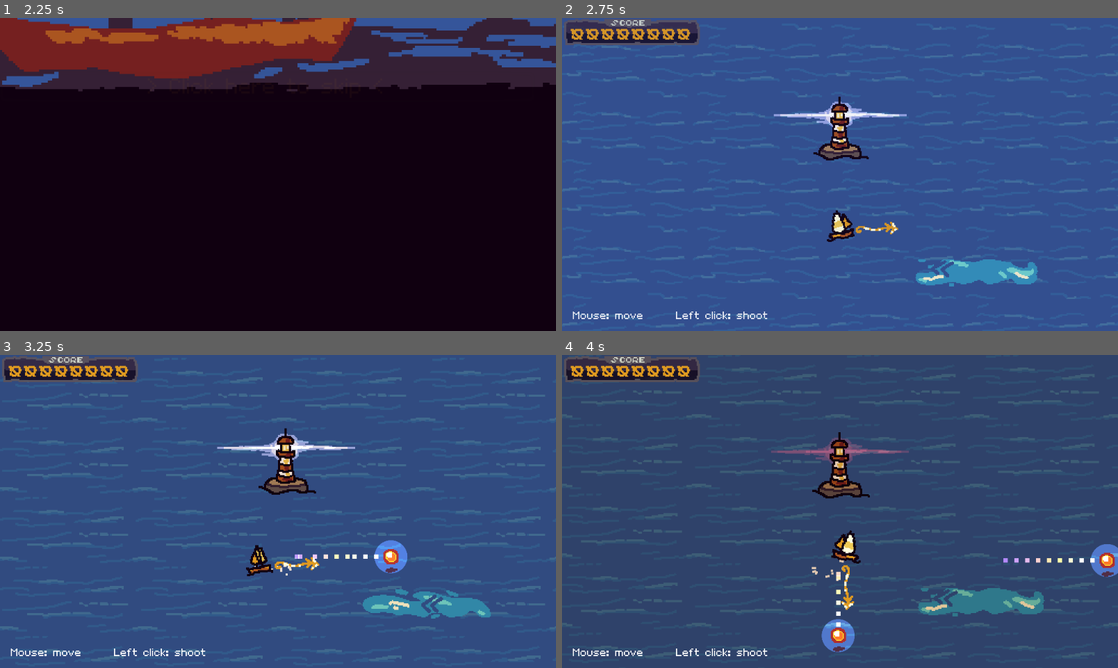
Above: before the commit, frames 1-4 (two rows, left to right).
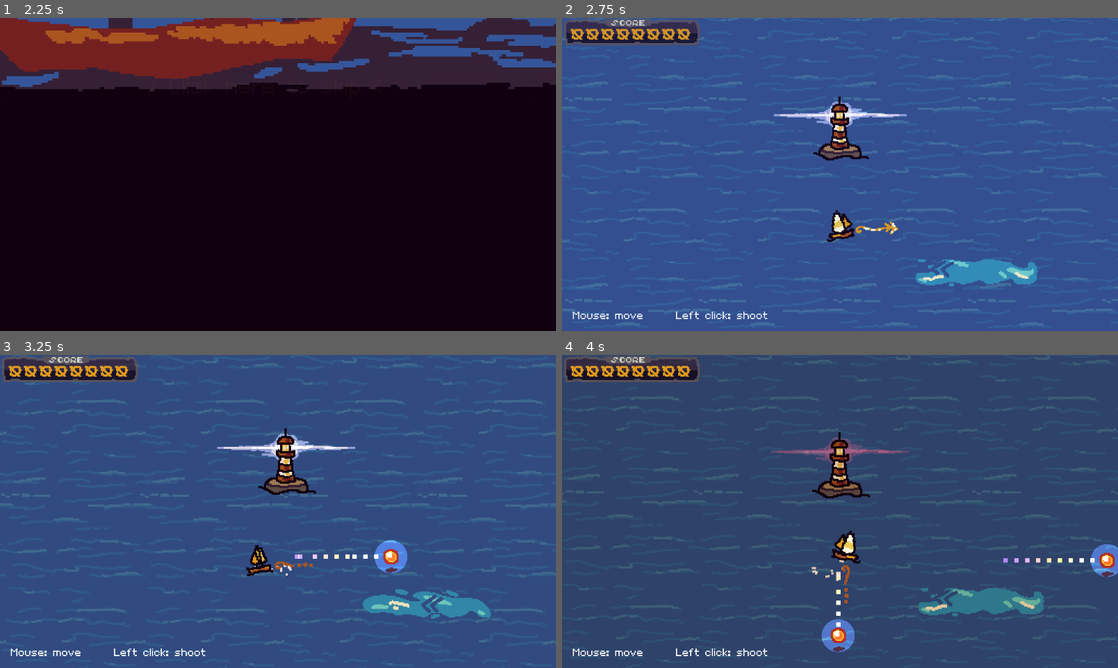
Above: after the commit, the same moments.

Repository: cagibi-dev/lighthouse-keeper
Game: Godot game, scene res://menu/TitleScreen.tscn
The game is run twice, just before and just after one commit, with the same random seed, the same clock (stepped at 60 frames per second) and the same inputs.
Inputs (mouse positions are in pixels of both pictures, inside the frame that each line leads up to):
- Up to frame 1 (2.25 s): click "Play" at 0.5 s; click "> Click here to skip <" at 1.25 s; click "> Click here to skip <" at 2 s
- Up to frame 2 (2.75 s): no input
- Up to frame 3 (3.25 s): tap Enter (ui_accept) at 2.75, 3.02, 3.05 s; move the mouse to (400, 495) at 2.77 s; hold Right (move_right) from 2.78 s (still down); hold Space (shoot) from 2.78 s (still down); click (400, 495) at 2.92 s
- Up to frame 4 (4 s): tap Enter (ui_accept) at 3.32, 3.6, 3.77 s; move the mouse to (728, 527) at 3.52 s; release Right (move_right) at 3.53 s; release Space (shoot) at 3.53 s; hold Down (move_down) from 3.53 s (still down); click (728, 527) at 3.67 s; tap Space (shoot) at 3.8 s

Frame 1 is identical in both runs. In frame 2, 5.1% of the frame differs, in the area x 0-100%, y 0-99%; in frame 3, 6.4%, in the area x 0-100%, y 1-100%; in frame 4, 6.0%.

Commit message:
Reduce assets weight

Diff:
--- a/enemies/BigPirate.tscn
+++ b/enemies/BigPirate.tscn
@@ -1,13 +1,12 @@
-[gd_scene load_steps=10 format=2]
+[gd_scene load_steps=9 format=2]
 
-[ext_resource path="res://enemies/big_pirate.png" type="Texture" id=1]
 [ext_resource path="res://enemies/SmallPirate.tscn" type="PackedScene" id=2]
 [ext_resource path="res://enemies/big_dead.wav" type="AudioStream" id=3]
 [ext_resource path="res://enemies/BigPirate.gd" type="Script" id=4]
 [ext_resource path="res://enemies/shoot.wav" type="AudioStream" id=5]
 [ext_resource path="res://enemies/big_hurt.wav" type="AudioStream" id=6]
 
-[sub_resource type="Animation" id=3]
+[sub_resource type="Animation" id=1]
 resource_name = "hurt"
 length = 0.5
 tracks/0/type = "value"
@@ -37,21 +36,21 @@
 
 [node name="Sprite" parent="." index="1"]
 rotation = 0.174533
-texture = ExtResource( 1 )
+region_rect = Rect2( 128, 0, 96, 48 )
 
 [node name="AnimationPlayer" parent="Sprite" index="0"]
-anims/hurt = SubResource( 3 )
+anims/hurt = SubResource( 1 )
 
 [node name="CollisionShape2D" parent="." index="2"]
 position = Vector2( -1, 2 )
-shape = SubResource( 1 )
+shape = SubResource( 2 )
 
 [node name="Light2D" parent="." index="3"]
 scale = Vector2( 1.6, 1.6 )
 texture_scale = 0.2
 
 [node name="CollisionShape2D" parent="HitBox" index="0"]
-shape = SubResource( 2 )
+shape = SubResource( 3 )
 
 [node name="ShootTimer" type="Timer" parent="." index="5"]
 wait_time = 4.0
--- a/enemies/Chaser.tscn
+++ b/enemies/Chaser.tscn
@@ -1,7 +1,6 @@
-[gd_scene load_steps=4 format=2]
+[gd_scene load_steps=3 format=2]
 
 [ext_resource path="res://enemies/SmallPirate.tscn" type="PackedScene" id=1]
-[ext_resource path="res://enemies/chaser.png" type="Texture" id=2]
 [ext_resource path="res://enemies/Chaser.gd" type="Script" id=3]
 
 [node name="Chaser" instance=ExtResource( 1 )]
@@ -11,4 +10,4 @@
 rareness = 4
 
 [node name="Sprite" parent="." index="1"]
-texture = ExtResource( 2 )
+region_rect = Rect2( 0, 32, 64, 32 )
--- a/enemies/SmallPirate.tscn
+++ b/enemies/SmallPirate.tscn
@@ -1,6 +1,6 @@
 [gd_scene load_steps=9 format=2]
 
-[ext_resource path="res://enemies/small_pirate.png" type="Texture" id=1]
+[ext_resource path="res://enemies/enemies.png" type="Texture" id=1]
 [ext_resource path="res://enemies/SmallPirate.gd" type="Script" id=2]
 [ext_resource path="res://world/light.png" type="Texture" id=3]
 [ext_resource path="res://enemies/small_dead.wav" type="AudioStream" id=4]
@@ -72,6 +72,8 @@
 position = Vector2( 0, -9 )
 texture = ExtResource( 1 )
 hframes = 2
+region_enabled = true
+region_rect = Rect2( 0, 0, 64, 32 )
 
 [node name="AnimationPlayer" type="AnimationPlayer" parent="Sprite"]
 autoplay = "default"
--- a/enemies/SpikyBall.tscn
+++ b/enemies/SpikyBall.tscn
@@ -1,13 +1,13 @@
 [gd_scene load_steps=10 format=2]
 
-[ext_resource path="res://enemies/spikyball.png" type="Texture" id=1]
+[ext_resource path="res://enemies/enemies.png" type="Texture" id=1]
 [ext_resource path="res://enemies/SpikyBall.gd" type="Script" id=2]
 [ext_resource path="res://world/light.png" type="Texture" id=3]
 [ext_resource path="res://player/hurt.wav" type="AudioStream" id=4]
 [ext_resource path="res://enemies/Explosion.tscn" type="PackedScene" id=5]
 [ext_resource path="res://enemies/near-miss.ogg" type="AudioStream" id=6]
 
-[sub_resource type="CanvasItemMaterial" id=3]
+[sub_resource type="CanvasItemMaterial" id=1]
 blend_mode = 1
 light_mode = 1
 
@@ -35,10 +35,12 @@
 [node name="Sprite" type="Sprite" parent="."]
 position = Vector2( 0, -12 )
 texture = ExtResource( 1 )
+region_enabled = true
+region_rect = Rect2( 224, 0, 32, 32 )
 
 [node name="CollisionShape2D" type="CollisionShape2D" parent="."]
 position = Vector2( 0, -15 )
-shape = SubResource( 1 )
+shape = SubResource( 3 )
 
 [node name="VisibilityNotifier2D" type="VisibilityNotifier2D" parent="."]
 position = Vector2( 0, -6 )
--- a/menu/Settings.tscn
+++ b/menu/Settings.tscn
@@ -1,9 +1,13 @@
-[gd_scene load_steps=5 format=2]
+[gd_scene load_steps=6 format=2]
 
-[ext_resource path="res://menu/settings_background.png" type="Texture" id=1]
+[ext_resource path="res://menu/backgrounds.png" type="Texture" id=1]
 [ext_resource path="res://menu/CustomButton.tscn" type="PackedScene" id=2]
 [ext_resource path="res://menu/Settings.gd" type="Script" id=3]
 [ext_resource path="res://items/coin.wav" type="AudioStream" id=4]
+
+[sub_resource type="AtlasTexture" id=1]
+atlas = ExtResource( 1 )
+region = Rect2( 256, 0, 256, 144 )
 
 [node name="Settings" type="CanvasLayer"]
 pause_mode = 2
@@ -13,7 +17,7 @@
 [node name="Background" type="TextureRect" parent="."]
 anchor_right = 1.0
 anchor_bottom = 1.0
-texture = ExtResource( 1 )
+texture = SubResource( 1 )
 expand = true
 __meta__ = {
 "_edit_use_anchors_": false
--- a/menu/TitleScreen.tscn
+++ b/menu/TitleScreen.tscn
@@ -1,6 +1,6 @@
 [gd_scene load_steps=8 format=2]
 
-[ext_resource path="res://menu/title_background.png" type="Texture" id=1]
+[ext_resource path="res://menu/backgrounds.png" type="Texture" id=1]
 [ext_resource path="res://menu/TitleScreen.gd" type="Script" id=2]
 [ext_resource path="res://menu/title.png" type="Texture" id=3]
 [ext_resource path="res://music/title.ogg" type="AudioStream" id=4]
@@ -59,6 +59,8 @@
 texture = ExtResource( 1 )
 centered = false
 offset = Vector2( 0, 200 )
+vframes = 4
+hframes = 2
 
 [node name="Start" type="AnimationPlayer" parent="Background"]
 autoplay = "start"
--- a/menu/cutscenes/Intro.tscn
+++ b/menu/cutscenes/Intro.tscn
@@ -1,11 +1,9 @@
-[gd_scene load_steps=10 format=2]
+[gd_scene load_steps=8 format=2]
 
 [ext_resource path="res://music/intro.ogg" type="AudioStream" id=1]
-[ext_resource path="res://menu/cutscenes/sunset_character.png" type="Texture" id=2]
-[ext_resource path="res://menu/cutscenes/sunset.png" type="Texture" id=3]
-[ext_resource path="res://menu/cutscenes/pirates.png" type="Texture" id=4]
 [ext_resource path="res://menu/cutscenes/Intro.gd" type="Script" id=5]
 [ext_resource path="res://menu/cutscenes/accept.wav" type="AudioStream" id=6]
+[ext_resource path="res://menu/backgrounds.png" type="Texture" id=7]
 
 [sub_resource type="Animation" id=1]
 resource_name = "waves"
@@ -47,25 +45,13 @@
 Each night, shadow pirates come to turn it off... will they succeed this time?
 ", "Good luck." ]
 }
-tracks/1/type = "value"
-tracks/1/path = NodePath("Background:texture")
+tracks/1/type = "audio"
+tracks/1/path = NodePath("Music")
 tracks/1/interp = 1
 tracks/1/loop_wrap = true
 tracks/1/imported = false
 tracks/1/enabled = true
 tracks/1/keys = {
-"times": PoolRealArray( 0, 5.5, 10 ),
-"transitions": PoolRealArray( 1, 1, 1 ),
-"update": 1,
-"values": [ ExtResource( 2 ), ExtResource( 3 ), ExtResource( 4 ) ]
-}
-tracks/2/type = "audio"
-tracks/2/path = NodePath("Music")
-tracks/2/interp = 1
-tracks/2/loop_wrap = true
-tracks/2/imported = false
-tracks/2/enabled = true
-tracks/2/keys = {
 "clips": [ {
 "end_offset": 0.0,
 "start_offset": 0.0,
@@ -73,29 +59,41 @@
 } ],
 "times": PoolRealArray( 2 )
 }
+tracks/2/type = "value"
+tracks/2/path = NodePath("Background:self_modulate")
+tracks/2/interp = 1
+tracks/2/loop_wrap = true
+tracks/2/imported = false
+tracks/2/enabled = true
+tracks/2/keys = {
+"times": PoolRealArray( 0, 1.5, 5, 5.5, 6, 9, 10, 11, 17.5, 18 ),
+"transitions": PoolRealArray( 1, 1, 1, 1, 1, 1, 1, 1, 1, 1 ),
+"update": 0,
+"values": [ Color( 0.0705882, 0.207843, 0.356863, 0 ), Color( 1, 1, 1, 1 ), Color( 1, 1, 1, 1 ), Color( 0.0705882, 0.207843, 0.356863, 0 ), Color( 1, 1, 1, 1 ), Color( 1, 1, 1, 1 ), Color( 0.0705882, 0.207843, 0.356863, 0 ), Color( 1, 1, 1, 1 ), Color( 1, 1, 1, 1 ), Color( 0.0705882, 0.207843, 0.356863, 0 ) ]
+}
 tracks/3/type = "value"
-tracks/3/path = NodePath("Background:self_modulate")
+tracks/3/path = NodePath("Background/Skip:text")
 tracks/3/interp = 1
 tracks/3/loop_wrap = true
 tracks/3/imported = false
 tracks/3/enabled = true
 tracks/3/keys = {
-"times": PoolRealArray( 0, 1.5, 5, 5.5, 6, 9, 10, 11, 17.5, 18 ),
-"transitions": PoolRealArray( 1, 1, 1, 1, 1, 1, 1, 1, 1, 1 ),
-"update": 0,
-"values": [ Color( 0.0705882, 0.207843, 0.356863, 0 ), Color( 1, 1, 1, 1 ), Color( 1, 1, 1, 1 ), Color( 0.0705882, 0.207843, 0.356863, 0 ), Color( 1, 1, 1, 1 ), Color( 1, 1, 1, 1 ), Color( 0.0705882, 0.207843, 0.356863, 0 ), Color( 1, 1, 1, 1 ), Color( 1, 1, 1, 1 ), Color( 0.0705882, 0.207843, 0.356863, 0 ) ]
+"times": PoolRealArray( 0, 18 ),
+"transitions": PoolRealArray( 1, 1 ),
+"update": 1,
+"values": [ "> Click here to skip <", "> Click here to start <" ]
 }
 tracks/4/type = "value"
-tracks/4/path = NodePath("Background/Skip:text")
+tracks/4/path = NodePath("Background:frame")
 tracks/4/interp = 1
 tracks/4/loop_wrap = true
 tracks/4/imported = false
 tracks/4/enabled = true
 tracks/4/keys = {
-"times": PoolRealArray( 0, 18 ),
-"transitions": PoolRealArray( 1, 1 ),
+"times": PoolRealArray( 0, 5.5, 10 ),
+"transitions": PoolRealArray( 1, 1, 1 ),
 "update": 1,
-"values": [ "> Click here to skip <", "> Click here to start <" ]
+"values": [ 2, 3, 4 ]
 }
 
 [sub_resource type="Animation" id=3]
@@ -151,9 +149,12 @@
 
 [node name="Background" type="Sprite" parent="."]
 scale = Vector2( 2, 2 )
-texture = ExtResource( 2 )
+texture = ExtResource( 7 )
 centered = false
 offset = Vector2( 0, -5 )
+vframes = 4
+hframes = 2
+frame = 4
 
 [node name="Label" type="Label" parent="Background"]
 anchor_right = 1.0
@@ -162,6 +163,12 @@
 margin_top = 10.0
 margin_right = -10.0
 margin_bottom = 160.0
+text = "You live in a lighthouse.
+
+The only one in the ocean.
+
+Each night, shadow pirates come to turn it off... will they succeed this time?
+"
 align = 1
 autowrap = true
 __meta__ = {
--- a/menu/cutscenes/Outro.tscn
+++ b/menu/cutscenes/Outro.tscn
@@ -1,8 +1,7 @@
-[gd_scene load_steps=9 format=2]
+[gd_scene load_steps=8 format=2]
 
 [ext_resource path="res://music/outro.ogg" type="AudioStream" id=1]
-[ext_resource path="res://menu/cutscenes/night.png" type="Texture" id=2]
-[ext_resource path="res://menu/cutscenes/pirate_night.png" type="Texture" id=3]
+[ext_resource path="res://menu/backgrounds.png" type="Texture" id=2]
 [ext_resource path="res://menu/cutscenes/Outro.gd" type="Script" id=4]
 [ext_resource path="res://menu/cutscenes/accept.wav" type="AudioStream" id=5]
 
@@ -45,25 +44,13 @@
 THE END
 thanks for playing!" ]
 }
-tracks/1/type = "value"
-tracks/1/path = NodePath("Background:texture")
+tracks/1/type = "audio"
+tracks/1/path = NodePath("Music")
 tracks/1/interp = 1
 tracks/1/loop_wrap = true
 tracks/1/imported = false
 tracks/1/enabled = true
 tracks/1/keys = {
-"times": PoolRealArray( 0, 6.5 ),
-"transitions": PoolRealArray( 1, 1 ),
-"update": 1,
-"values": [ ExtResource( 3 ), ExtResource( 2 ) ]
-}
-tracks/2/type = "audio"
-tracks/2/path = NodePath("Music")
-tracks/2/interp = 1
-tracks/2/loop_wrap = true
-tracks/2/imported = false
-tracks/2/enabled = true
-tracks/2/keys = {
 "clips": [ {
 "end_offset": 0.0,
 "start_offset": 0.0,
@@ -71,17 +58,29 @@
 } ],
 "times": PoolRealArray( 0.5 )
 }
+tracks/2/type = "value"
+tracks/2/path = NodePath("Background:self_modulate")
+tracks/2/interp = 1
+tracks/2/loop_wrap = true
+tracks/2/imported = false
+tracks/2/enabled = true
+tracks/2/keys = {
+"times": PoolRealArray( 0, 1, 6, 6.5, 11, 20 ),
+"transitions": PoolRealArray( 1, 1, 1, 1, 1, 1 ),
+"update": 0,
+"values": [ Color( 0.0705882, 0.207843, 0.356863, 0 ), Color( 1, 1, 1, 1 ), Color( 1, 1, 1, 1 ), Color( 0.0705882, 0.207843, 0.356863, 0 ), Color( 1, 1, 1, 1 ), Color( 1, 1, 1, 1 ) ]
+}
 tracks/3/type = "value"
-tracks/3/path = NodePath("Background:self_modulate")
+tracks/3/path = NodePath("Background:frame")
 tracks/3/interp = 1
 tracks/3/loop_wrap = true
 tracks/3/imported = false
 tracks/3/enabled = true
 tracks/3/keys = {
-"times": PoolRealArray( 0, 1, 6, 6.5, 11, 20 ),
-"transitions": PoolRealArray( 1, 1, 1, 1, 1, 1 ),
-"update": 0,
-"values": [ Color( 0.0705882, 0.207843, 0.356863, 0 ), Color( 1, 1, 1, 1 ), Color( 1, 1, 1, 1 ), Color( 0.0705882, 0.207843, 0.356863, 0 ), Color( 1, 1, 1, 1 ), Color( 1, 1, 1, 1 ) ]
+"times": PoolRealArray( 0, 6.5 ),
+"transitions": PoolRealArray( 1, 1 ),
+"update": 1,
+"values": [ 5, 6 ]
 }
 
 [sub_resource type="Animation" id=3]
@@ -134,9 +133,12 @@
 
 [node name="Background" type="Sprite" parent="."]
 scale = Vector2( 2, 2 )
-texture = ExtResource( 3 )
+texture = ExtResource( 2 )
 centered = false
 offset = Vector2( 0, -3 )
+vframes = 4
+hframes = 2
+frame = 6
 
 [node name="Label" type="Label" parent="Background"]
 anchor_right = 1.0
@@ -145,7 +147,11 @@
 margin_top = 10.0
 margin_right = -10.0
 margin_bottom = 160.0
-text = "\"Why did you turn off the light?\""
+text = "
+
+
+THE END
+thanks for playing!"
 align = 1
 autowrap = true
 __meta__ = {
--- a/player/Player.gd
+++ b/player/Player.gd
@@ -49,6 +49,7 @@
 func shoot(vel: Vector2):
 	if can_shoot:
 		can_shoot = false
+		$ShootLine.region_rect.position.y = 16.0
 		$Shoot/Timer.start()
 		$Shoot.play()
 		emit_signal("shoot", global_position, vel, bullet)
@@ -64,6 +65,7 @@
 
 func _on_Timer_timeout():
 	can_shoot = true
+	$ShootLine.region_rect.position.y = 0.0
 
 func _on_HurtTimer_timeout():
 	vulnerable = true
--- a/player/Player.tscn
+++ b/player/Player.tscn
@@ -1,11 +1,10 @@
-[gd_scene load_steps=14 format=2]
+[gd_scene load_steps=13 format=2]
 
 [ext_resource path="res://player/player.png" type="Texture" id=1]
 [ext_resource path="res://player/Player.gd" type="Script" id=2]
 [ext_resource path="res://world/light.png" type="Texture" id=3]
 [ext_resource path="res://player/cannon.wav" type="AudioStream" id=5]
 [ext_resource path="res://player/hurt.wav" type="AudioStream" id=6]
-[ext_resource path="res://player/arrow.png" type="Texture" id=7]
 
 [sub_resource type="CanvasItemMaterial" id=1]
 light_mode = 1
@@ -114,13 +113,15 @@
 position = Vector2( 0, -8 )
 rotation = -0.174533
 texture = ExtResource( 1 )
-hframes = 2
+hframes = 4
 
 [node name="ShootLine" type="Sprite" parent="."]
 material = SubResource( 2 )
 position = Vector2( 0, -5 )
-texture = ExtResource( 7 )
+texture = ExtResource( 1 )
 offset = Vector2( 36, 0 )
+region_enabled = true
+region_rect = Rect2( 64, 0, 48, 16 )
 
 [node name="CollisionShape2D" type="CollisionShape2D" parent="."]
 position = Vector2( 0, -2 )
--- a/player/PlayerBullet.tscn
+++ b/player/PlayerBullet.tscn
@@ -1,20 +1,20 @@
 [gd_scene load_steps=8 format=2]
 
-[ext_resource path="res://player/bullet.png" type="Texture" id=1]
+[ext_resource path="res://player/player.png" type="Texture" id=1]
 [ext_resource path="res://player/PlayerBullet.gd" type="Script" id=2]
 [ext_resource path="res://world/light.png" type="Texture" id=3]
 
+[sub_resource type="CanvasItemMaterial" id=1]
+
 [sub_resource type="CanvasItemMaterial" id=2]
-
-[sub_resource type="CanvasItemMaterial" id=3]
 blend_mode = 1
 light_mode = 1
 
-[sub_resource type="Gradient" id=4]
+[sub_resource type="Gradient" id=3]
 offsets = PoolRealArray( 0, 0.463576, 1 )
 colors = PoolColorArray( 1, 1, 1, 1, 1, 0.727417, 0.207031, 1, 0.454916, 0.221008, 0.832031, 1 )
 
-[sub_resource type="CircleShape2D" id=1]
+[sub_resource type="CircleShape2D" id=4]
 
 [node name="PlayerBullet" type="Area2D"]
 collision_layer = 4
@@ -22,24 +22,26 @@
 script = ExtResource( 2 )
 
 [node name="Sprite" type="Sprite" parent="."]
-material = SubResource( 2 )
+material = SubResource( 1 )
 position = Vector2( 0, -8 )
 texture = ExtResource( 1 )
+region_enabled = true
+region_rect = Rect2( 112, 0, 16, 24 )
 
 [node name="Trail" type="CPUParticles2D" parent="Sprite"]
 show_behind_parent = true
-material = SubResource( 3 )
+material = SubResource( 2 )
 position = Vector2( 0, -4 )
 amount = 10
 lifetime = 0.5
 local_coords = false
 gravity = Vector2( 0, 0 )
 scale_amount = 4.0
-color_ramp = SubResource( 4 )
+color_ramp = SubResource( 3 )
 
 [node name="CollisionShape2D" type="CollisionShape2D" parent="."]
 position = Vector2( 0, -12 )
-shape = SubResource( 1 )
+shape = SubResource( 4 )
 
 [node name="Light2D" type="Light2D" parent="."]
 position = Vector2( 0, -12 )
--- a/world/Current.tscn
+++ b/world/Current.tscn
@@ -41,11 +41,10 @@
 z_index = -9
 texture = ExtResource( 1 )
 vframes = 3
-frame = 2
 
 [node name="AnimationPlayer" type="AnimationPlayer" parent="Sprite"]
 autoplay = "flow"
-anims/flow = SubResource( 5 )
+anims/flow = SubResource( 2 )
 
 [node name="CollisionShape2D" type="CollisionShape2D" parent="."]
 shape = SubResource( 3 )
--- a/world/World.tscn
+++ b/world/World.tscn
@@ -1,17 +1,14 @@
-[gd_scene load_steps=20 format=2]
+[gd_scene load_steps=17 format=2]
 
 [ext_resource path="res://player/Player.tscn" type="PackedScene" id=1]
 [ext_resource path="res://lighthouse/LightHouse.tscn" type="PackedScene" id=2]
-[ext_resource path="res://world/sea.png" type="Texture" id=3]
+[ext_resource path="res://world/sea_background.png" type="Texture" id=3]
 [ext_resource path="res://world/World.gd" type="Script" id=4]
 [ext_resource path="res://world/Current.tscn" type="PackedScene" id=5]
 [ext_resource path="res://menu/gameover.png" type="Texture" id=6]
-[ext_resource path="res://world/sea3.png" type="Texture" id=7]
-[ext_resource path="res://world/sea2.png" type="Texture" id=8]
 [ext_resource path="res://menu/CustomButton.tscn" type="PackedScene" id=9]
 [ext_resource path="res://music/level.ogg" type="AudioStream" id=10]
 [ext_resource path="res://menu/ScoreDisplay.tscn" type="PackedScene" id=11]
-[ext_resource path="res://world/Sea.shader" type="Shader" id=12]
 
 [sub_resource type="Animation" id=1]
 resource_name = "screen_shake"
@@ -28,27 +25,35 @@
 "values": [ 0.2, -0.2, 0.1, -0.1, 0.0 ]
 }
 
-[sub_resource type="ShaderMaterial" id=9]
-shader = ExtResource( 12 )
+[sub_resource type="Shader" id=8]
+code = "shader_type canvas_item;
+
+uniform vec2 amplitude = vec2(0.0, 10.0);
+uniform float speed = 1.0;
+
+uniform float nb_sprites = 3;
+uniform float height_sprites = 64;
+
+void vertex() {
+  // Animate Sprite moving in big circle around its location
+  VERTEX += vec2(cos(TIME*speed)*amplitude.x, sin(TIME*speed)*amplitude.y);
+  VERTEX.y += height_sprites*floor(nb_sprites*mod(TIME, 1));
+}"
+
+[sub_resource type="ShaderMaterial" id=2]
+shader = SubResource( 8 )
 shader_param/amplitude = Vector2( 0, 10 )
 shader_param/speed = 1.0
-
-[sub_resource type="AnimatedTexture" id=2]
-flags = 2
-frames = 3
-frame_0/texture = ExtResource( 3 )
-frame_1/texture = ExtResource( 8 )
-frame_1/delay_sec = 0.0
-frame_2/texture = ExtResource( 7 )
-frame_2/delay_sec = 0.0
+shader_param/nb_sprites = 3.0
+shader_param/height_sprites = 64.0
+
+[sub_resource type="RectangleShape2D" id=4]
+extents = Vector2( 20, 400 )
 
 [sub_resource type="RectangleShape2D" id=5]
-extents = Vector2( 20, 400 )
-
-[sub_resource type="RectangleShape2D" id=6]
 extents = Vector2( 600, 20 )
 
-[sub_resource type="Animation" id=7]
+[sub_resource type="Animation" id=6]
 resource_name = "gameover"
 length = 3.0
 step = 0.2
@@ -79,8 +84,7 @@
 } ]
 }
 
-[sub_resource type="Animation" id=4]
-resource_name = "start"
+[sub_resource type="Animation" id=7]
 length = 10.0
 step = 0.5
 tracks/0/type = "value"
@@ -144,13 +148,11 @@
 [node name="LightHouse" parent="." instance=ExtResource( 2 )]
 
 [node name="Sea" type="Sprite" parent="."]
-material = SubResource( 9 )
-position = Vector2( -400, -300 )
+material = SubResource( 2 )
 z_index = -10
-texture = SubResource( 2 )
-centered = false
+texture = ExtResource( 3 )
 region_enabled = true
-region_rect = Rect2( 0, 0, 800, 600 )
+region_rect = Rect2( 0, 0, 1200, 800 )
 __meta__ = {
 "_edit_lock_": true
 }
@@ -216,8 +218,8 @@
 
 [node name="GlobalAnim" type="AnimationPlayer" parent="HUD"]
 autoplay = "start"
-anims/gameover = SubResource( 7 )
-anims/start = SubResource( 4 )
+anims/gameover = SubResource( 6 )
+anims/start = SubResource( 7 )
 
 [node name="EntireScreen" type="ColorRect" parent="HUD"]
 anchor_right = 1.0
Not shown: 1 places in enemies/BigPirate.tscn that only renumber resources
Not shown: 2 places in enemies/SpikyBall.tscn that only renumber resources
Binary file removed: enemies/big_pirate.png
Not shown, removed: enemies/big_pirate.png.import
Binary file removed: enemies/chaser.png
Not shown, removed: enemies/chaser.png.import
Binary file added: enemies/enemies.png
Not shown, changed: enemies/enemies.png.import
Binary file removed: enemies/small_pirate.png
Not shown, removed: enemies/small_pirate.png.import
Binary file removed: enemies/spikyball.png
Not shown, removed: enemies/spikyball.png.import
(and 35 more such lines)
